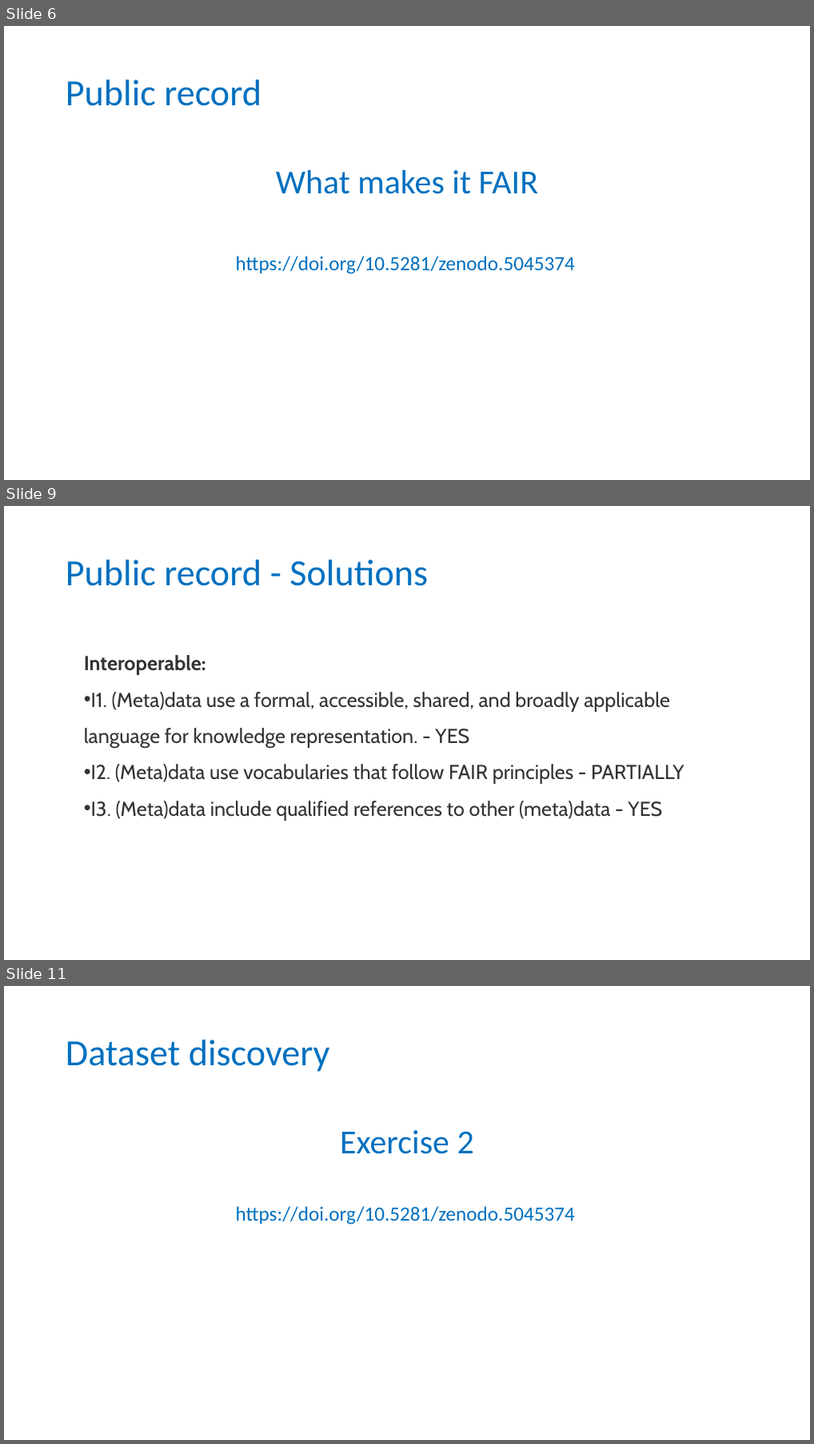
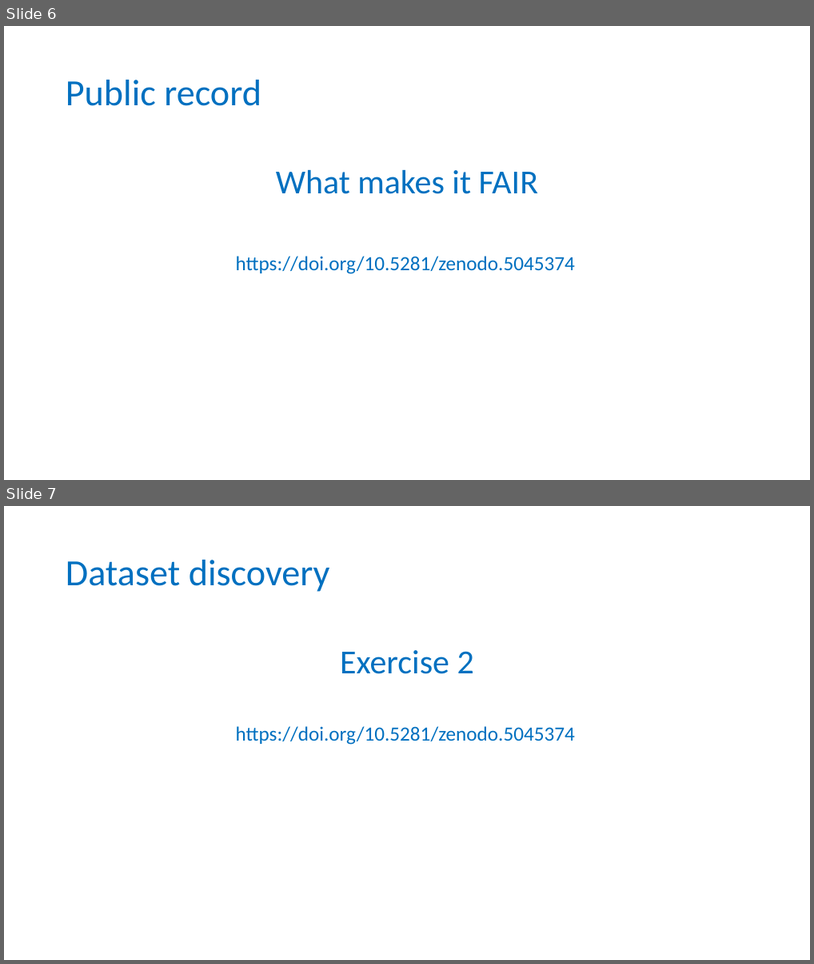
Before and after one commit to tobyhodges/probable-enigma, a slide deck: instructors/04-Public_repositories.pptx. Shown one above the other, each under a label of ours: slides 6, 9 and 11 before the commit, slides 6 and 7 after it; the slides between them are not shown. The pictures are 814x1444 and 814x964 pixels, drawn with LibreOffice and Linux fonts; fonts in the diff are those of the drawing; background and template pictures are left out. Boxes give left, top, right and bottom in pixels: in the first picture for what was removed or moved away, otherwise in the second. Text is boxed around its words. In the diff, an @@ line names an element or a change of style, - is before the commit and + after.

```diff
--- a/instructors/04-Public_repositories.pptx
+++ b/instructors/04-Public_repositories.pptx
@@ slide 9 removed at (4, 506, 810, 960), background #FFFFFF @@
@@ title removed at (66, 560, 428, 586) @@
-Public record - Solutions
@@ text removed at (84, 655, 684, 820) @@
-Interoperable:
-• I1. (Meta)data use a formal, accessible, shared, and broadly applicable language for knowledge representation. - YES
-• I2. (Meta)data use vocabularies that follow FAIR principles - PARTIALLY
-• I3. (Meta)data include qualified references to other (meta)data - YES
@@ what was slide 11 is now slide 7 @@
```
Also in this commit, not shown: 1 slide changed, 3 other slides removed, 2 other files.
